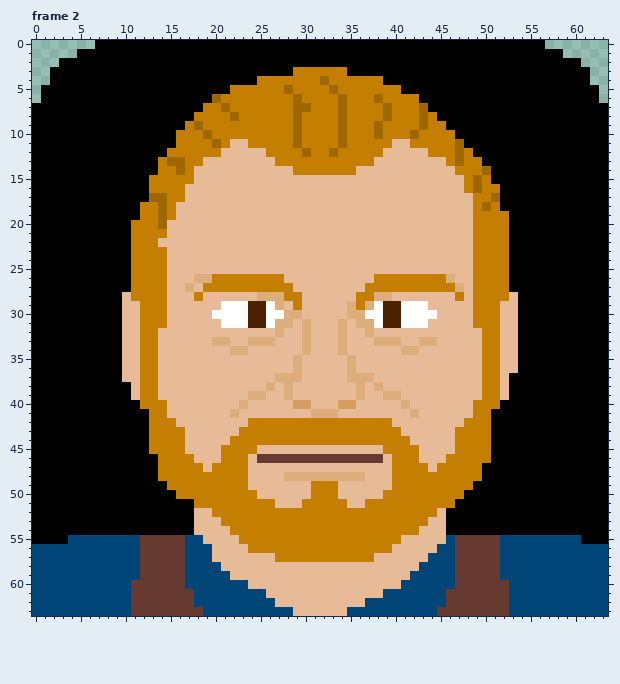
Two states of a pixel-art file, assets/actor/larry/face.aseprite. That is the earlier state.
64x64 pixels, 4 frames. Shown: frame 2. The commit also changed other frames, which this record leaves out.
After:
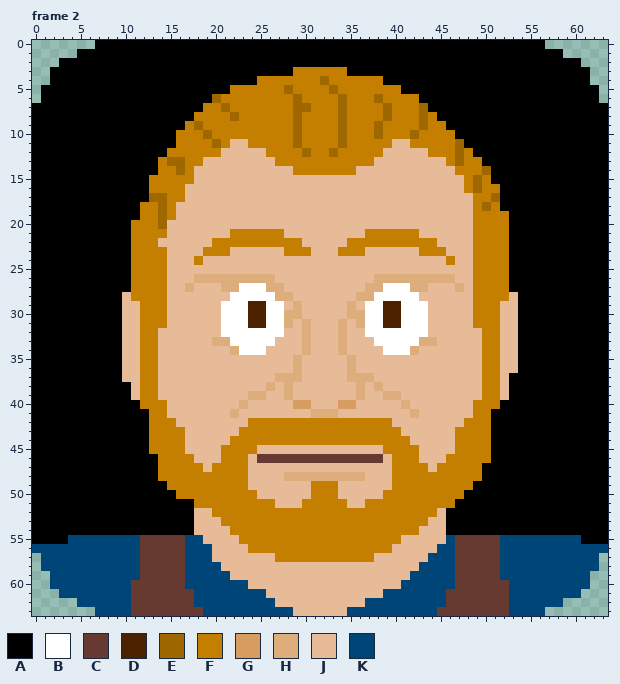
Palette (. is transparent): A #000000  B #ffffff  C #663931  D #4c2100  E #9e6700  F #c47f00  G #d79c60  H #dead7c  J #e7bb97  K #004577
The edit:
Frame 2, layers "eyebrows", "eye whites", "shoulders":
The edit turns colour F into colour B in row 27 at x 23 to 25 and 39 to 41.
The edit turns colour H into colour B in row 28 at x 25 to 26 and 38 to 39; in row 29 at x 27 and 37; in rows 31 to 32 at x 27 and 37; in row 33 at x 24 to 26 and 38 to 40; in row 34 at x 23 and 41.
The edit turns colour J into colour B in row 28 at x 22 to 24 and 40 to 42; in row 32 at x 21 to 26 and 38 to 43; in row 33 at x 22 to 23 and 41 to 42; in row 34 at x 24 to 25 and 39 to 40.
The edit turns colour J into colour F in row 21 at x 22 to 27 and 37 to 42; in row 22 at x 20 to 29 and 35 to 44; in row 23 at x 19 to 21, 28 to 30, 34 to 36 and 43 to 45; in row 24 at x 18 and 46.
The edit turns colour F into colour H in row 26 at x 20 to 26 and 38 to 45; in row 27 at x 21 to 22, 26 to 27, 37 to 38 and 42 to 43; in row 28 at x 28 and 36 to 37; in row 29 at x 29.
The edit turns colour B into colour J in row 30 at x 20 and 44.
The edit turns colour F into colour J in row 26 at x 27; in row 27 at x 19 to 20, 28 and 44 to 46; in row 28 at x 18, 29 and 47; in row 29 at x 36.
The edit erases colour K in rows 57 to 58 at x 0 and 63; in rows 59 to 60 at x 0 to 1 and 62 to 63; in row 61 at x 0 to 2 and 61 to 63; in row 62 at x 0 to 4 and 59 to 63; in row 63 at x 0 to 6 and 57 to 63.
Where, in picture pixels (left, top, right, bottom), the same in both pictures:
changed: (194, 229, 464, 355)
erased: (32, 553, 95, 616)
erased: (545, 553, 608, 616)
